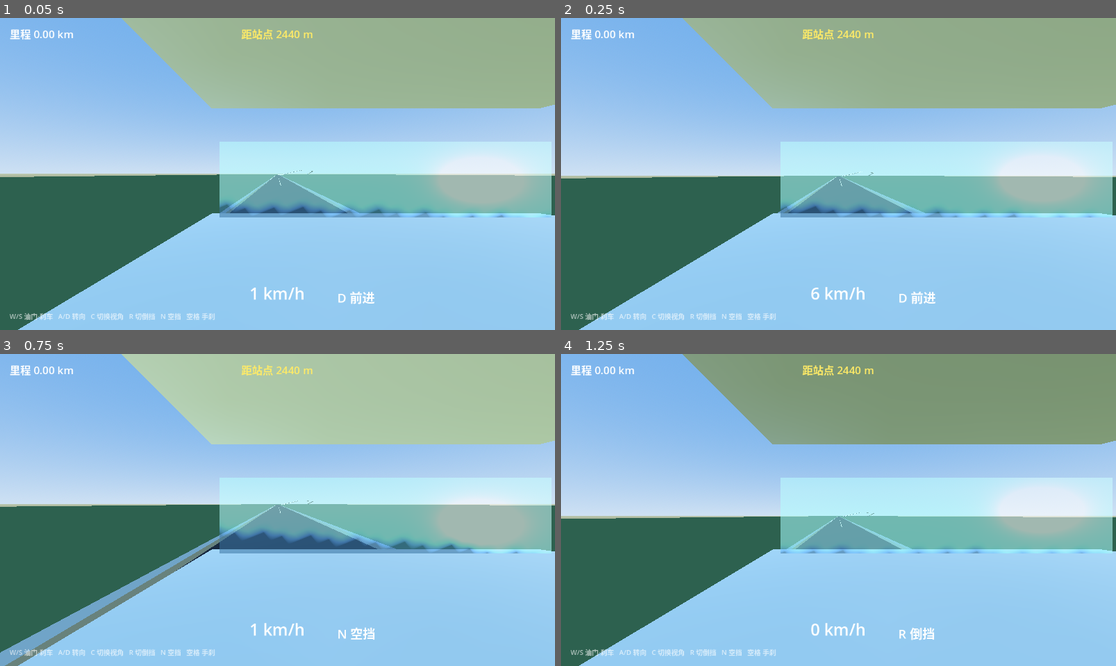
Above: before the commit, frames 1-4 (two rows, left to right).
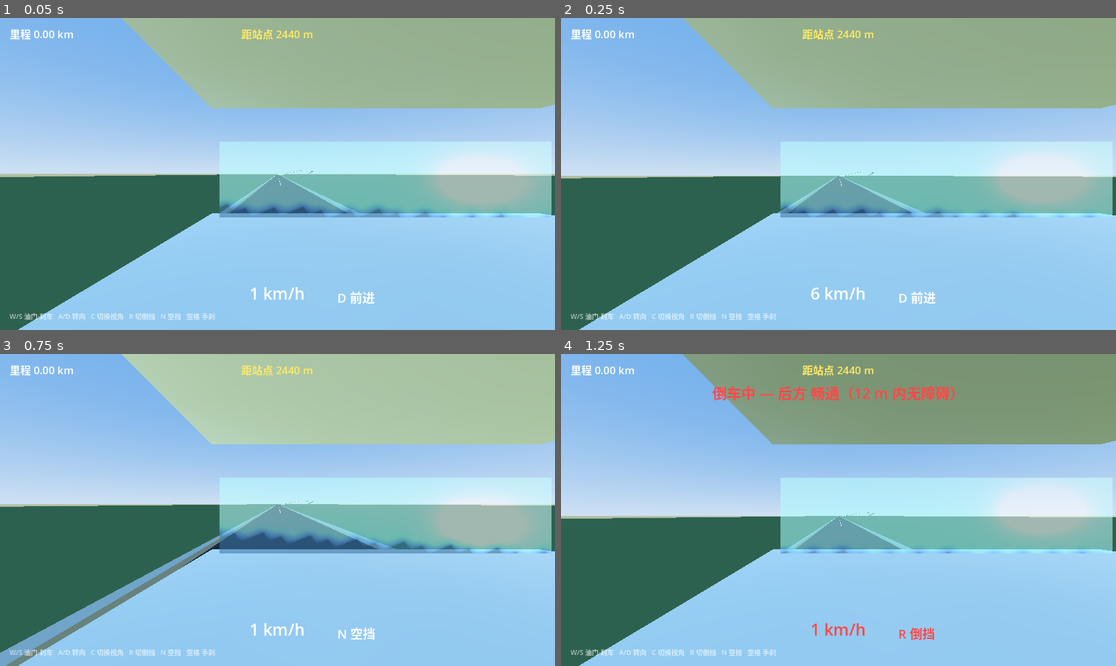
Above: after the commit, the same moments.

Repository: tobbyyan-barker/Fuzhou-Bus-Simulator-v1
Game: Godot game, scene res://scenes/main.tscn
Two runs of this game, one before a commit and one after it. Both use one fixed random seed, a clock stepped at 60 frames per second and the inputs below.
Inputs (mouse positions are in pixels of both pictures, inside the frame that each line leads up to):
- Up to frame 1 (0.05 s): no input
- Up to frame 2 (0.25 s): no input
- Up to frame 3 (0.75 s): move the mouse to (399, 494) at 0.52 s; hold D (steer_right) from 0.53 s (still down); hold N (gear_n) from 0.53 s (still down); click (399, 494) at 0.67 s
- Up to frame 4 (1.25 s): keep holding D (steer_right); keep holding N (gear_n); tap R (gear_r) at 0.8 s

Frame 1 is identical in both runs. In frame 2, 0.1% of the frame differs, in the area x 3-94%, y 49-64%; in frame 3, 0.2%; in frame 4, 1.3%, in the area x 9-85%, y 10-92%.

Commit message:
feat(handling): 驾驶手感调参 v0.1.1 — 侧向加速度预算转向/踏板渐变刹车/倒挡修复与雷达 (AC 全量回归通过)

Diff:
--- a/assets/vehicles/bus_mt10.tscn
+++ b/assets/vehicles/bus_mt10.tscn
@@ -142,7 +142,7 @@
 mesh = SubResource("mesh_steerwheel")
 
 [node name="WheelFL" type="VehicleWheel3D" parent="."]
-transform = Transform3D(1, 0, 0, 0, 1, 0, 0, 0, 1, -1.12, 0.65, -3.6)
+transform = Transform3D(1, 0, 0, 0, 1, 0, 0, 0, 1, -1.20, 0.65, -3.6)
 use_as_steering = true
 
 [node name="Mesh" type="MeshInstance3D" parent="WheelFL"]
@@ -151,7 +151,7 @@
 mesh = SubResource("mesh_wheel")
 
 [node name="WheelFR" type="VehicleWheel3D" parent="."]
-transform = Transform3D(1, 0, 0, 0, 1, 0, 0, 0, 1, 1.12, 0.65, -3.6)
+transform = Transform3D(1, 0, 0, 0, 1, 0, 0, 0, 1, 1.20, 0.65, -3.6)
 use_as_steering = true
 
 [node name="Mesh" type="MeshInstance3D" parent="WheelFR"]
@@ -159,7 +159,7 @@
 mesh = SubResource("mesh_wheel")
 
 [node name="WheelRL" type="VehicleWheel3D" parent="."]
-transform = Transform3D(1, 0, 0, 0, 1, 0, 0, 0, 1, -1.12, 0.65, 2.6)
+transform = Transform3D(1, 0, 0, 0, 1, 0, 0, 0, 1, -1.20, 0.65, 2.6)
 use_as_traction = true
 
 [node name="Mesh" type="MeshInstance3D" parent="WheelRL"]
@@ -167,7 +167,7 @@
 mesh = SubResource("mesh_wheel")
 
 [node name="WheelRR" type="VehicleWheel3D" parent="."]
-transform = Transform3D(1, 0, 0, 0, 1, 0, 0, 0, 1, 1.12, 0.65, 2.6)
+transform = Transform3D(1, 0, 0, 0, 1, 0, 0, 0, 1, 1.20, 0.65, 2.6)
 use_as_traction = true
 
 [node name="Mesh" type="MeshInstance3D" parent="WheelRR"]
@@ -175,14 +175,14 @@
 mesh = SubResource("mesh_wheel")
 
 [node name="WheelTL" type="VehicleWheel3D" parent="."]
-transform = Transform3D(1, 0, 0, 0, 1, 0, 0, 0, 1, -1.12, 0.65, 3.7)
+transform = Transform3D(1, 0, 0, 0, 1, 0, 0, 0, 1, -1.20, 0.65, 3.7)
 
 [node name="Mesh" type="MeshInstance3D" parent="WheelTL"]
 rotation = Vector3(0, 0, 1.5707964)
 mesh = SubResource("mesh_wheel")
 
 [node name="WheelTR" type="VehicleWheel3D" parent="."]
-transform = Transform3D(1, 0, 0, 0, 1, 0, 0, 0, 1, 1.12, 0.65, 3.7)
+transform = Transform3D(1, 0, 0, 0, 1, 0, 0, 0, 1, 1.20, 0.65, 3.7)
 
 [node name="Mesh" type="MeshInstance3D" parent="WheelTR"]
 rotation = Vector3(0, 0, 1.5707964)
--- a/data/vehicles/mt10.tres
+++ b/data/vehicles/mt10.tres
@@ -6,15 +6,22 @@
 script = ExtResource("1_params")
 display_name = "闽通 MT-10"
 mass_kg = 12000.0
-center_of_mass = Vector3(0, 0.95, 0)
+center_of_mass = Vector3(0, 0.75, 0)
 max_engine_force = 35000.0
-max_brake_force = 800.0
+max_brake_force = 250.0
 rolling_brake = 100.0
 reverse_force_ratio = 0.35
 top_speed_kmh = 110.0
 reverse_top_kmh = 20.0
 max_steer_deg = 38.0
-steer_lerp_rate = 5.0
+steer_lat_accel_budget = 10.0
+steer_floor_deg = 6.0
+wheelbase_m = 6.1
+steer_attack_deg_per_s = 120.0
+steer_release_deg_per_s = 160.0
+pedal_attack_rate = 1.5
+pedal_release_rate = 6.0
+reverse_lock_speed_kmh = 8.0
 wheel_radius = 0.5
 wheel_friction_slip = 2.0
 suspension_rest_length = 0.35
--- a/scenes/ui/hud.tscn
+++ b/scenes/ui/hud.tscn
@@ -21,6 +21,17 @@
 theme_override_font_sizes/font_size = 22
 theme_override_colors/font_color = Color(1, 0.92, 0.4, 1)
 text = "任务：驶向鼓山测试场总站"
+horizontal_alignment = 1
+
+[node name="ReverseLabel" type="Label" parent="."]
+visible = false
+offset_left = 256.0
+offset_top = 58.0
+offset_right = 896.0
+offset_bottom = 102.0
+theme_override_font_sizes/font_size = 30
+theme_override_colors/font_color = Color(1, 0.28, 0.28, 1)
+text = "倒车中 — 后方畅通"
 horizontal_alignment = 1
 
 [node name="SpeedLabel" type="Label" parent="."]
--- a/scripts/hud/hud.gd
+++ b/scripts/hud/hud.gd
@@ -13,8 +13,10 @@
 @onready var mileage_label: Label = $MileageLabel
 @onready var task_label: Label = $TaskLabel
 @onready var hint_label: Label = $HintLabel
+@onready var reverse_label: Label = $ReverseLabel
 
 const HINT := "W/S 油门·刹车   A/D 转向   C 切换视角   R 切倒挡   N 空挡   空格 手刹"
+const GEAR_COLOR_REVERSE := Color(1.0, 0.28, 0.28, 1.0)
 
 
 func _ready() -> void:
@@ -22,6 +24,7 @@
 	mileage_label.text = "里程 0.00 km"
 	speed_label.text = "0 km/h"
 	gear_label.text = "D 前进"
+	reverse_label.visible = false
 
 
 func _process(_delta: float) -> void:
@@ -34,6 +37,17 @@
 		mileage_label.text = "里程 %.2f km" % route.get_mileage_km()
 	if stop_task != null:
 		task_label.text = stop_task.get_status_text()
+	# 倒挡强提示：挡位变红 + 顶部横幅（含倒车雷达距离）
+	if bus.gearbox != null and bus.gearbox.mode == "R":
+		gear_label.add_theme_color_override("font_color", GEAR_COLOR_REVERSE)
+		speed_label.add_theme_color_override("font_color", GEAR_COLOR_REVERSE)
+		var d: float = bus.get_reverse_obstacle_distance_m()
+		reverse_label.text = "倒车中 — 后方 %s" % ("畅通（12 m 内无障碍）" if d < 0.0 else "%.1f m" % d)
+		reverse_label.visible = true
+	else:
+		gear_label.remove_theme_color_override("font_color")
+		speed_label.remove_theme_color_override("font_color")
+		reverse_label.visible = false
 
 
 ## 供 AC6 自动化测试读取（与画面显示同源）
--- a/scripts/vehicle/autopilot.gd
+++ b/scripts/vehicle/autopilot.gd
@@ -12,10 +12,20 @@
 @export var brake_decel: float = 2.3
 
 
-func _physics_process(_delta: float) -> void:
+var _dbg_timer: float = 0.0
+
+
+func _physics_process(delta: float) -> void:
 	if not active or bus == null or route == null:
 		return
 	bus.use_external_control = true
+	_dbg_timer += delta
+	if _dbg_timer > 5.0:
+		_dbg_timer = 0.0
+		print("AUTO_DBG s=%.2f pos=(%.1f, %.1f) v=%.1f dist_stop=%.1f steer=%.2f mode=%s" % [
+				route.get_nearest_s(bus.global_position), bus.global_position.x, bus.global_position.z,
+				bus.get_speed_kmh(), _flat_dist(bus.global_position, route.get_stop_position()),
+				bus._steering, bus.gearbox.mode])
 
 	# ---- 纯追踪转向：瞄准前方 30 m 的路线点 ----
 	var aim := route.get_point_ahead(bus.global_position, 30.0)
@@ -44,3 +54,7 @@
 		brake = 0.15
 
 	bus.set_external_control(throttle, brake, steer_cmd)
+
+
+func _flat_dist(a: Vector3, b: Vector3) -> float:
+	return Vector2(a.x - b.x, a.z - b.z).length()
--- a/scripts/vehicle/bus_controller.gd
+++ b/scripts/vehicle/bus_controller.gd
@@ -19,12 +19,16 @@
 var _traction_wheels: Array[VehicleWheel3D] = []
 var _all_wheels: Array[VehicleWheel3D] = []
 var _steering: float = 0.0
+## 踏板平滑状态（键盘阶跃 → 渐进踏板行程，见 params.pedal_*）
+var _throttle_pedal: float = 0.0
+var _brake_pedal: float = 0.0
 
 
 func _ready() -> void:
 	if params == null:
 		params = load(FALLBACK_PARAMS)
 	gearbox = $Gearbox
+	gearbox.set_reverse_lock_kmh(params.reverse_lock_speed_kmh)
 	mass = params.mass_kg
 	# 显式归零线性阻尼（部分 Godot 4.x 版本项目默认值非零，形成速度上限）
 	linear_damp = 0.0
@@ -53,12 +57,25 @@
 	var brake_in: float = Input.get_action_strength("brake")
 	var steer_in: float = Input.get_axis("steer_right", "steer_left")
 	if use_external_control:
-		throttle = ext_throttle
-		brake_in = ext_brake
+		# 外部控制（自动驾驶/演示）已是连续踏板值，不再叠加平滑
+		_throttle_pedal = clampf(ext_throttle, 0.0, 1.0)
+		_brake_pedal = clampf(ext_brake, 0.0, 1.0)
+		throttle = _throttle_pedal
+		brake_in = _brake_pedal
 		steer_in = ext_steer
+	else:
+		# 键盘阶跃输入 → 渐进踏板行程（踩下慢、松开快），改善手感
+		_throttle_pedal = move_toward(_throttle_pedal, throttle,
+			_pedal_rate(throttle, _throttle_pedal) * delta)
+		_brake_pedal = move_toward(_brake_pedal, brake_in,
+			_pedal_rate(brake_in, _brake_pedal) * delta)
+		throttle = _throttle_pedal
+		brake_in = _brake_pedal
 	var handbrake: bool = Input.is_action_pressed("handbrake")
 
-	gearbox.update(throttle, get_speed_kmh())
+	# 注意：传带符号前向速度——倒挡锁只在"仍在向前冲"时触发，
+	# 纯倒车（负速度）不得误锁（见 DEVLOG 故障记录 #5）
+	gearbox.update(throttle, get_signed_forward_speed_kmh())
 
 	# ---- 驱动力（速度调速器限制极速） ----
 	# 注意符号：Godot VehicleWheel 的前向摩擦轴 = 车轴×接触法线，本车布局下指向 +Z；
@@ -84,11 +101,35 @@
 			b += hb_force
 		w.brake = b
 
-	# ---- 转向（低通平滑，模拟大客车方向盘转速） ----
-	var steer_target: float = steer_in * deg_to_rad(params.max_steer_deg)
-	_steering = lerpf(_steering, steer_target, clampf(delta * params.steer_lerp_rate, 0.0, 1.0))
+	# ---- 转向（速率式打轮 + 随速限角：打轮慢、回正快、高速自动收窄转角） ----
+	var steer_max_deg: float = params.get_max_steer_deg(get_speed_kmh())
+	var steer_target: float = steer_in * deg_to_rad(steer_max_deg)
+	var steer_rate_deg: float = params.steer_release_deg_per_s \
+			if absf(steer_target) < absf(_steering) else params.steer_attack_deg_per_s
+	_steering = move_toward(_steering, steer_target, deg_to_rad(steer_rate_deg) * delta)
 	for w in _steer_wheels:
 		w.steering = _steering
+
+
+## 踏板渐变速率：踩下用 attack（慢），松开用 release（快）
+func _pedal_rate(raw: float, current: float) -> float:
+	return params.pedal_release_rate if raw < current else params.pedal_attack_rate
+
+
+## 倒车雷达：车尾水平射线，返回最近障碍距离（m）；无障碍返回 -1
+func get_reverse_obstacle_distance_m() -> float:
+	var back: Vector3 = global_transform.basis.z  # 车头为 -Z，车尾为 +Z
+	back.y = 0.0
+	if back.length() < 0.01:
+		return -1.0
+	back = back.normalized()
+	var origin: Vector3 = global_position + Vector3.UP * 0.6 + back * 5.5
+	var query := PhysicsRayQueryParameters3D.create(origin, origin + back * 12.0)
+	query.exclude = [get_rid()]
+	var hit: Dictionary = get_world_3d().direct_space_state.intersect_ray(query)
+	if hit.is_empty():
+		return -1.0
+	return origin.distance_to(hit[&"position"])
 
 
 func get_speed_kmh() -> float:
--- a/scripts/vehicle/bus_params.gd
+++ b/scripts/vehicle/bus_params.gd
@@ -8,14 +8,14 @@
 
 @export_group("车身物理")
 @export var mass_kg: float = 12000.0
-## 重心偏高——体现大客车侧倾敏感特性
-@export var center_of_mass: Vector3 = Vector3(0.0, 0.95, 0.0)
+## 重心高度：侧翻阈值 = g·半轮距/重心高（轮距 2.4 m、重心 0.75 m 时约 15.7 m/s²）
+@export var center_of_mass: Vector3 = Vector3(0.0, 0.75, 0.0)
 
 @export_group("动力")
 ## 每个驱动轮的峰值 engine_force（2 驱动轮合计 32 kN，0-60 km/h 约 7 s）
 @export var max_engine_force: float = 35000.0
 ## 每个车轮的制动强度（AC3 调参项）
-@export var max_brake_force: float = 800.0
+@export var max_brake_force: float = 250.0
 ## 松油门时的滚动阻力（模拟客车阻力，防止无限滑行）
 @export var rolling_brake: float = 100.0
 @export var reverse_force_ratio: float = 0.35
@@ -23,8 +23,28 @@
 @export var reverse_top_kmh: float = 20.0
 
 @export_group("转向")
+## 停车/低速时的最大前轮转角（泊车需要大角度）
 @export var max_steer_deg: float = 38.0
-@export var steer_lerp_rate: float = 5.0
+## 侧向加速度预算（m/s²）：随速限角的物理依据——任何车速下满舵侧向
+## 加速度 v²·tan(δ)/L 不超过该值。须低于侧翻阈值 g·(半轮距/重心高)≈15（轮距 2.4 m + 重心 0.75 m）
+@export var steer_lat_accel_budget: float = 10.0
+## 高速端转角下限（deg），防止公式在极速给出过小转角
+@export var steer_floor_deg: float = 6.0
+## 轴距（m）：转向角 → 侧向加速度换算用
+@export var wheelbase_m: float = 6.1
+## 打轮/回正速率（deg/s）：打满 38° 约 0.4 s；回正更快
+@export var steer_attack_deg_per_s: float = 120.0
+@export var steer_release_deg_per_s: float = 160.0
+
+@export_group("踏板渐变")
+## 油门/刹车踏板踩下与释放速率（1/s）：键盘阶跃输入转换为渐进踏板行程，
+## 轻点 ≈ 短促小幅制动，符合真实客车气刹响应
+@export var pedal_attack_rate: float = 1.5
+@export var pedal_release_rate: float = 6.0
+
+@export_group("倒挡")
+## 车速高于此值时禁止挂入/保持 R 挡（误操作保护，自动弹回 N）
+@export var reverse_lock_speed_kmh: float = 8.0
 
 @export_group("车轮与悬挂")
 @export var wheel_radius: float = 0.5
@@ -41,3 +61,13 @@
 @export_group("驾驶舱")
 ## 第一人称相机眼部位置（客车局部坐标，前方为 -Z）
 @export var cab_eye_transform: Transform3D = Transform3D(Basis(), Vector3(-0.75, 2.35, -3.7))
+
+
+## 当前车速下允许的最大前轮转角（deg）：
+## 由侧向加速度预算反推 δ = atan(a·L/v²)，低速夹紧到 max_steer_deg
+func get_max_steer_deg(speed_kmh: float) -> float:
+	var v: float = speed_kmh / 3.6
+	if v < 1.5:
+		return max_steer_deg
+	var delta_rad: float = atan(steer_lat_accel_budget * wheelbase_m / (v * v))
+	return clampf(rad_to_deg(delta_rad), steer_floor_deg, max_steer_deg)
--- a/scripts/vehicle/gearbox.gd
+++ b/scripts/vehicle/gearbox.gd
@@ -23,10 +23,23 @@
 	mode_changed.emit(mode)
 
 
-## 由 BusController 每物理帧调用（空挡自动回 D 等安全逻辑）
-func update(throttle: float, speed_kmh: float) -> void:
+## 由 BusController 每物理帧调用（空挡自动回 D、前冲误挂 R 保护）
+## speed_kmh 为带符号前向速度：正=向前，负=倒车
+func update(throttle: float, signed_speed_kmh: float) -> void:
 	if mode == "N" and throttle > 0.1:
 		set_mode("D")
+	# 仅当客车仍在"向前"高速滑行时禁止保持 R 挡（误操作保护）
+	# 纯倒车为负速度，不触发——R 挡可持续倒车直到用户主动切回 D
+	if mode == "R" and signed_speed_kmh > _reverse_lock_kmh:
+		set_mode("N")
+
+
+## 锁挡阈值由宿主控制器注入（默认 8 km/h）
+var _reverse_lock_kmh: float = 8.0
+
+
+func set_reverse_lock_kmh(kmh: float) -> void:
+	_reverse_lock_kmh = maxf(kmh, 0.0)
 
 
 func get_display_text() -> String:
--- /dev/null
+++ b/tests/feel_check.gd
@@ -0,0 +1,151 @@
+## 手感量化诊断（保留：每次调整驾驶手感参数后运行回归）
+## 模拟真实键盘操作：轻点 A 0.3 s / 轻点 S 0.3 s，量化转向角、掉速与侧倾
+extends Node3D
+
+const PHYSICS_FPS := 60
+
+var main: Node3D
+var bus: BusController
+var route: RouteManager
+var hud: Hud
+var cam_mgr: CameraManager
+
+
+func _ready() -> void:
+	await _run()
+	get_tree().quit(0)
+
+
+func _run() -> void:
+	main = load("res://scenes/main.tscn").instantiate()
+	add_child(main)
+	await _sim(90)
+	bus = main.bus
+	route = main.map
+	hud = main.hud
+	cam_mgr = main.cam_mgr
+
+	# ---- 1. 刹车轻点测试：30 km/h 巡航，轻点 S 0.3 s，测掉速 ----
+	_teleport(120.0)
+	Input.action_press("accelerate")
+	await _sim(180)  # 3 s 加速
+	Input.action_release("accelerate")
+	await _sim(30)   # 松油门滑行 0.5 s
+	var v_before: float = bus.get_speed_kmh()
+	Input.action_press("brake")
+	await _sim(18)   # 轻点 0.3 s
+	Input.action_release("brake")
+	await _sim(12)
+	var v_after: float = bus.get_speed_kmh()
+	print("FEEL_BRAKE_TAP: 30 km/h 区间轻点 0.3 s，%s -> %s km/h，掉速 %.1f km/h" % [
+			"%.1f" % v_before, "%.1f" % v_after, v_before - v_after])
+
+	# ---- 2. 转向轻点测试：~30 km/h 轻点 A 0.3 s，测转角与侧倾 ----
+	_teleport(120.0)
+	Input.action_press("accelerate")
+	await _sim(180)
+	Input.action_release("accelerate")
+	await _sim(30)
+	var steer_speed: float = bus.get_speed_kmh()
+	var max_deg: float = bus.params.get_max_steer_deg(steer_speed)
+	Input.action_press("steer_left")
+	await _sim(18)   # 轻点 0.3 s
+	Input.action_release("steer_left")
+	var steer_at_tap_deg: float = rad_to_deg(_steer_of(bus))
+	await _sim(120)  # 松手后回正 2 s
+	var upright_tap: float = bus.global_transform.basis.y.dot(Vector3.UP)
+	var steer_recentered_deg: float = rad_to_deg(_steer_of(bus))
+	print("FEEL_STEER_TAP: %.1f km/h 轻点 A 0.3 s -> 转角 %.1f°（限角上限 %.1f°），回正后 %.1f°，直立度 %.3f" % [
+			steer_speed, steer_at_tap_deg, max_deg, steer_recentered_deg, upright_tap])
+
+	# ---- 3. 高速满舵防翻测试：~40 km/h 持续满舵 3 s（按住期间采样峰值转角） ----
+	_teleport(120.0)
+	Input.action_press("accelerate")
+	await _sim(300)
+	Input.action_release("accelerate")
+	var full_speed: float = bus.get_speed_kmh()
+	var peak_steer_deg: float = 0.0
+	Input.action_press("steer_left")
+	for _i in range(180):
+		await _sim(1)
+		peak_steer_deg = maxf(peak_steer_deg, absf(rad_to_deg(_steer_of(bus))))
+	Input.action_release("steer_left")
+	await _sim(60)
+	var upright_full: float = bus.global_transform.basis.y.dot(Vector3.UP)
+	print("FEEL_STEER_FULL: %.1f km/h 满舵 3 s -> 峰值转角 %.1f°（限角上限 %.1f°），直立度 %.3f（>0.8 不翻）" % [
+			full_speed, peak_steer_deg, bus.params.get_max_steer_deg(full_speed), upright_full])
+
+	# ---- 4. 倒挡 HUD 与雷达显示 ----
+	_teleport(120.0)
+	await _sim(60)
+	_press_action("gear_r")
+	await _sim(10)
+	var reverse_shown: bool = hud.reverse_label.visible
+	var gear_text: String = hud.gear_label.text
+	var radar: float = bus.get_reverse_obstacle_distance_m()
+	print("FEEL_REVERSE_HUD: 挂 R 后横幅显示=%s，挡位文本='%s'，雷达=%s" % [
+			str(reverse_shown), gear_text, "畅通" if radar < 0.0 else "%.1f m" % radar])
+	# 倒车实际动一下：持续踩油门 6 s，速度必须越过 8 km/h 锁挡阈值，
+	# 全程挡位必须保持 R（回归：此前绝对速度误锁导致 R→N→D 跳挡）
+	Input.action_press("accelerate")
+	var mode_samples: Array[String] = []
+	var max_rev_speed: float = 0.0
+	for _i in range(360):
+		await _sim(1)
+		mode_samples.append(bus.gearbox.mode)
+		max_rev_speed = maxf(max_rev_speed, bus.get_speed_kmh())
+	Input.action_release("accelerate")
+	var all_r: bool = mode_samples.all(func(m: String) -> bool: return m == "R")
+	print("FEEL_REVERSE_DRIVE: R 挡持续踩 6 s 峰值 %.1f km/h（>8 过阈值），挡位保持 R=%s（要求 true）" % [
+			max_rev_speed, str(all_r)])
+	# 松油门刹停后挡位仍应保持 R
+	Input.action_press("brake")
+	await _sim(120)
+	Input.action_release("brake")
+	print("FEEL_REVERSE_HOLD: 停车后挡位='%s'（应为 R，直到用户主动切 D）" % bus.gearbox.mode)
+
+	# ---- 5. 高速误挂 R 保护（先归位 D 挡再测） ----
+	bus.gearbox.set_mode("D")
+	_teleport(120.0)
+	Input.action_press("accelerate")
+	await _sim(240)
+	Input.action_release("accelerate")
+	var high_speed: float = bus.get_speed_kmh()
+	_press_action("gear_r")
+	await _sim(20)
+	print("FEEL_REVERSE_LOCK: %.1f km/h 时按 R -> 当前挡位='%s'（应为 N 或 D，不得为 R）" % [
+			high_speed, bus.gearbox.mode])
+
+	print("FEEL_SUMMARY done")
+
+
+func _steer_of(b: BusController) -> float:
+	for c in b.get_children():
+		if c is VehicleWheel3D and c.use_as_steering:
+			return c.steering
+	return 0.0
+
+
+func _press_action(action_name: String) -> void:
+	var ev := InputEventAction.new()
+	ev.action = action_name
+	ev.pressed = true
+	Input.parse_input_event(ev)
+
+
+func _sim(frames: int) -> void:
+	for _i in frames:
+		await get_tree().physics_frame
+
+
+func _teleport(s: float) -> void:
+	Input.action_release("accelerate")
+	Input.action_release("brake")
+	Input.action_release("steer_left")
+	Input.action_release("steer_right")
+	bus.global_transform = route.get_transform_at(s)
+	bus.linear_velocity = Vector3.ZERO
+	bus.angular_velocity = Vector3.ZERO
+	bus.sleeping = false
+	cam_mgr.snap_chase()
+	await _sim(30)
--- /dev/null
+++ b/tests/feel_check.tscn
@@ -0,0 +1,6 @@
+[gd_scene load_steps=2 format=3]
+
+[ext_resource type="Script" path="res://tests/feel_check.gd" id="1_feel"]
+
+[node name="FeelCheck" type="Node3D"]
+script = ExtResource("1_feel")
Not shown, changed: docs/DEVLOG.md
Not shown, changed: docs/test_report.md
